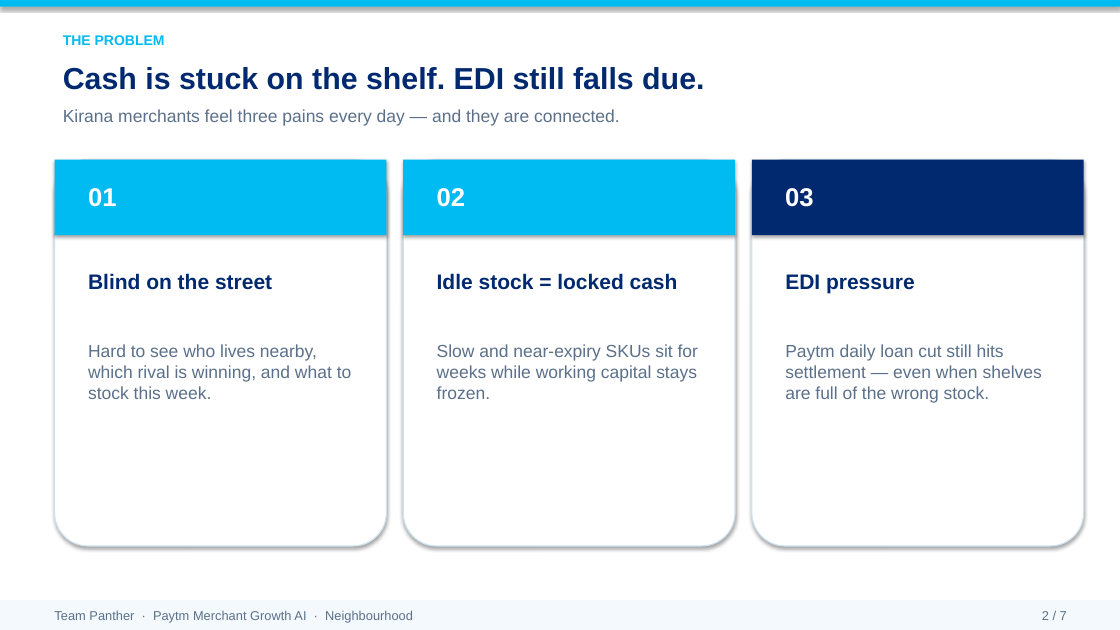
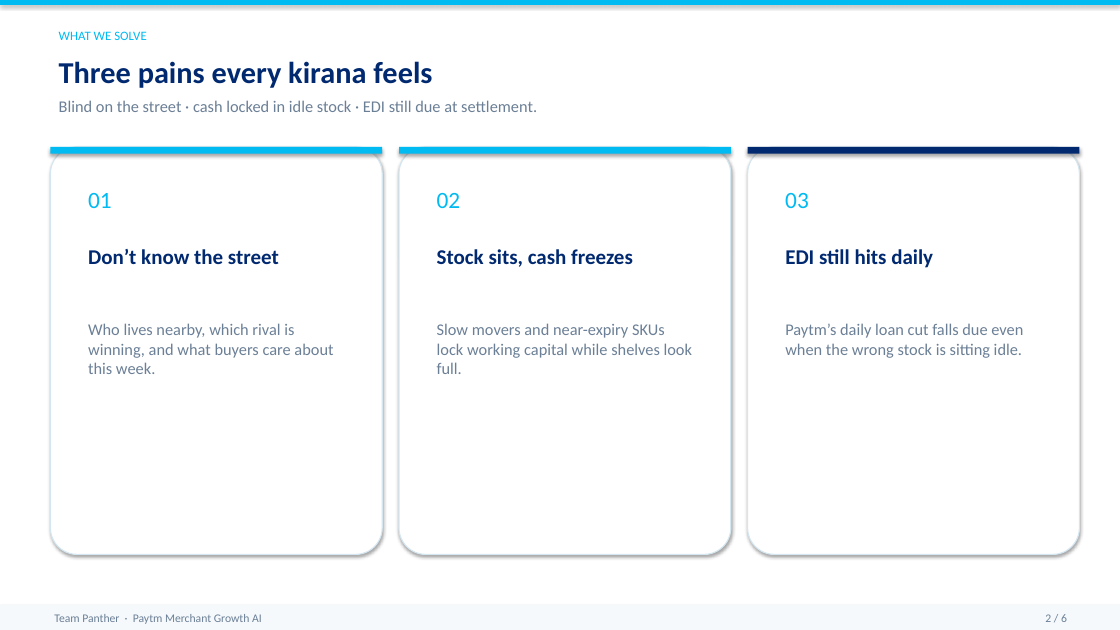
Before and after one commit to likhithreddy09/Track-1-Merchant, a slide deck: slide 2 of out/Paytm_Neighbourhood_Team_Panther.pptx. Drawn at 1120x630 pixels with LibreOffice and Linux fonts; fonts in the diff are those of the drawing. Boxes give left, top, right and bottom in pixels: in the first picture for what was removed or moved away, otherwise in the second. Text is boxed around its words. In the diff, an @@ line names an element or a change of style, - is before the commit and + after.

```diff
--- a/out/Paytm_Neighbourhood_Team_Panther.pptx
+++ b/out/Paytm_Neighbourhood_Team_Panther.pptx
@@ text at (59,31,146,40): text changed; size 12 to 11 pt; font Arial to Calibri; bold off @@
-THE PROBLEM
+WHAT WE SOLVE
@@ text at (59,61,432,88): text changed; font Arial to Calibri @@
-Cash is stuck on the shelf. EDI still falls due.
+Three pains every kirana feels
@@ text at (59,100,537,112): text changed; size 15 to 14 pt; font Arial to Calibri; text colour #5B708B to #6B7F96 @@
-Kirana merchants feel three pains every day — and they are connected.
+Blind on the street · cash locked in idle stock · EDI still due at settlement.
@@ rectangle: place and size @@
-rectangle at (55,160,386,235)
+rectangle at (50,147,382,154)
@@ rounded rectangle: place and size @@
-rounded rectangle at (55,160,386,546)
+rounded rectangle at (50,147,382,555)
@@ rectangle: place and size @@
-rectangle at (403,160,735,235)
+rectangle at (399,147,731,154)
@@ outline #CDE3F0 1 pt to #D4E6F0 1 pt; proportions changed in 3 elements at (748,147,1080,555), (50,147,382,555), (399,147,731,555) @@
@@ rounded rectangle: place and size @@
-rounded rectangle at (403,160,735,546)
+rounded rectangle at (399,147,731,555)
@@ rectangle: place and size @@
-rectangle at (752,160,1084,235)
+rectangle at (748,147,1080,154)
@@ rounded rectangle: place and size @@
-rounded rectangle at (752,160,1084,546)
+rounded rectangle at (748,147,1080,555)
@@ size 22 to 20 pt, font Arial to Calibri, text colour #FFFFFF to #00BAF2, bold off in 3 elements at (88,193,112,208), (437,193,461,208), (785,193,809,208) @@
@@ text at (88,249,279,264): text changed; font Arial to Calibri @@
-Blind on the street
+Don’t know the street
@@ text at (437,249,633,267): text changed; font Arial to Calibri @@
-Idle stock = locked cash
+Stock sits, cash freezes
@@ text at (785,249,933,268): text changed; font Arial to Calibri @@
-EDI pressure
+EDI still hits daily
@@ text at (88,323,333,374): text changed; size 15 to 14 pt; font Arial to Calibri; text colour #5B708B to #6B7F96 @@
-Hard to see who lives nearby, which rival is winning, and what to stock this week.
+Who lives nearby, which rival is winning, and what buyers care about this week.
@@ text at (437,323,692,374): text changed; size 15 to 14 pt; font Arial to Calibri; text colour #5B708B to #6B7F96 @@
-Slow and near-expiry SKUs sit for weeks while working capital stays frozen.
+Slow movers and near-expiry SKUs lock working capital while shelves look full.
@@ text at (785,323,1023,358): text changed; size 15 to 14 pt; font Arial to Calibri; text colour #5B708B to #6B7F96 @@
-Paytm daily loan cut still hits settlement — even when shelves are full of the wrong stock.
+Paytm’s daily loan cut falls due even when the wrong stock is sitting idle.
@@ rectangle: place and size @@
-rectangle at (0,601,1120,630)
+rectangle at (0,605,1120,630)
@@ rectangle at (0,605,1120,630): fill #F3F9FC to #F5F9FC @@
@@ text at (54,614,262,624): text changed; size 11 to 10 pt; font Arial to Calibri; text colour #5B708B to #6B7F96 @@
-Team Panther · Paytm Merchant Growth AI · Neighbourhood
+Team Panther · Paytm Merchant Growth AI
@@ text at (1045,614,1067,622): text changed; size 11 to 10 pt; font Arial to Calibri; text colour #5B708B to #6B7F96 @@
-2 / 7
+2 / 6
```
Also in this commit, not shown: 1 other slide changed, 4 slides added, 5 slides removed, 14 other files.
